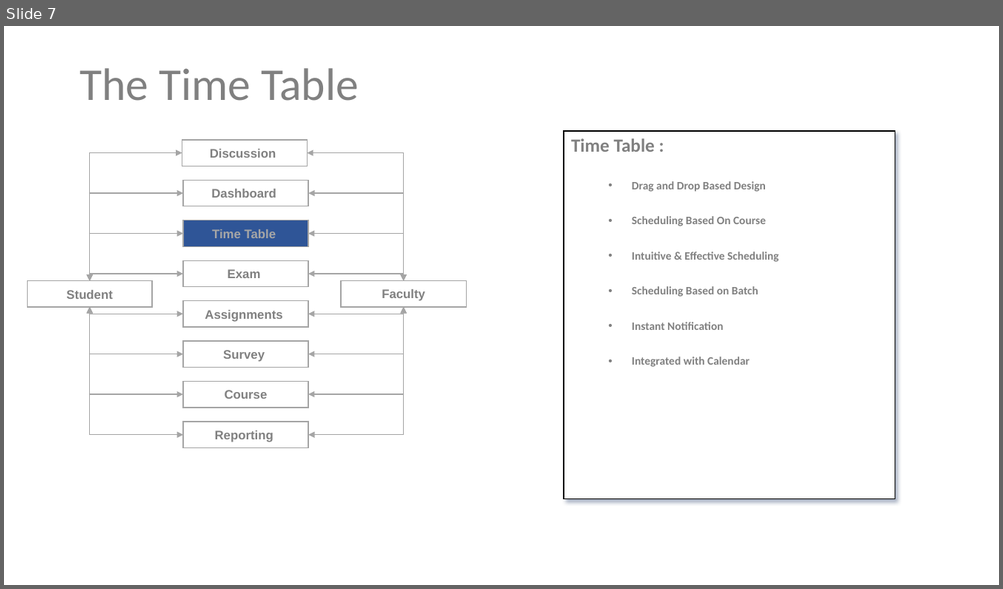
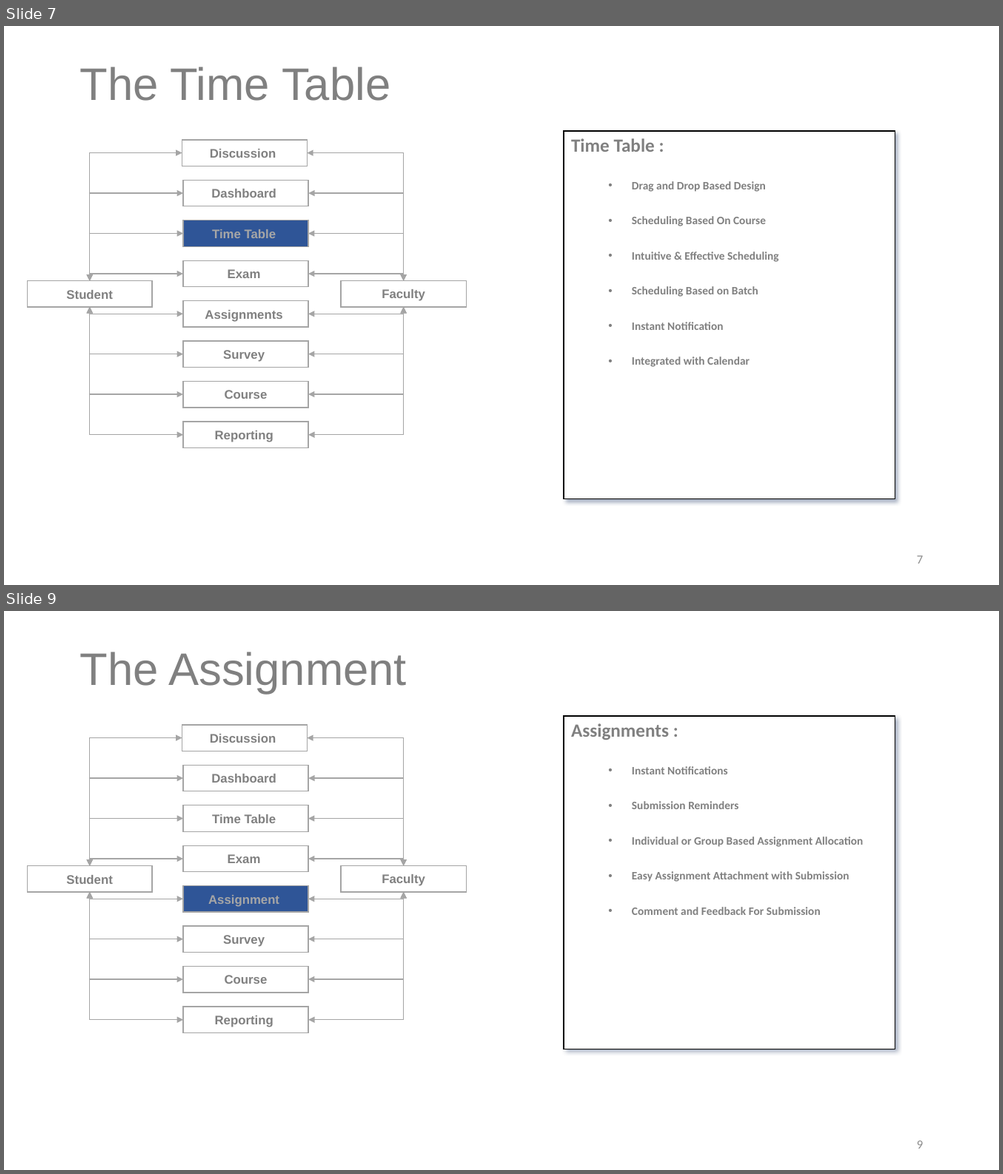
Before and after one commit to NarendranathPanda/uams, a slide deck: University Assignment Management System v0.1.pptx. Shown one above the other, each under a label of ours: slide 7 before the commit, slides 7 and 9 after it; the slides between them are not shown. The pictures are 1003x589 and 1003x1174 pixels, drawn with LibreOffice and Linux fonts; fonts in the diff are those of the drawing. Boxes give left, top, right and bottom in pixels: in the first picture for what was removed or moved away, otherwise in the second. Text is boxed around its words. In the diff, an @@ line names an element or a change of style, - is before the commit and + after.

```diff
--- a/University Assignment Management System v0.1.pptx
+++ b/University Assignment Management System v0.1.pptx
@@ slide 9 added at bbox=[4, 611, 999, 1170], background #FFFFFF @@
@@ title added at bbox=[79, 652, 407, 694], 44 pt, text #808080 @@
+The Assignment
@@ table added at bbox=[563, 716, 895, 1033], 1 rows, 1 columns @@
+Assignments : / Instant Notifications / Submission Reminders / Individual or Group Based Assignment Allocation / Easy Assignment Attachment with Submission / Comment and Feedback For Submission
@@ group added at bbox=[27, 725, 466, 1034]: 16 elbow double arrows, 10 rectangles @@
+Student
+Faculty
+Assignment
+Exam
+Course
+Time Table
+Discussion
+Survey
+Reporting
+Dashboard
@@ page number added at bbox=[916, 1141, 922, 1149], 12 pt, text #8C8C8C @@
+9
@@ slide 7 changed as well @@
@@ title "The Time Table" at bbox=[79, 67, 390, 101]: font Calibri to Arial @@
@@ page number added at bbox=[916, 556, 922, 564], 12 pt, text #8C8C8C @@
+7
```
Also in this commit, not shown: 11 other slides changed, 1 other slide added, 1 slide removed, 8 other files.
